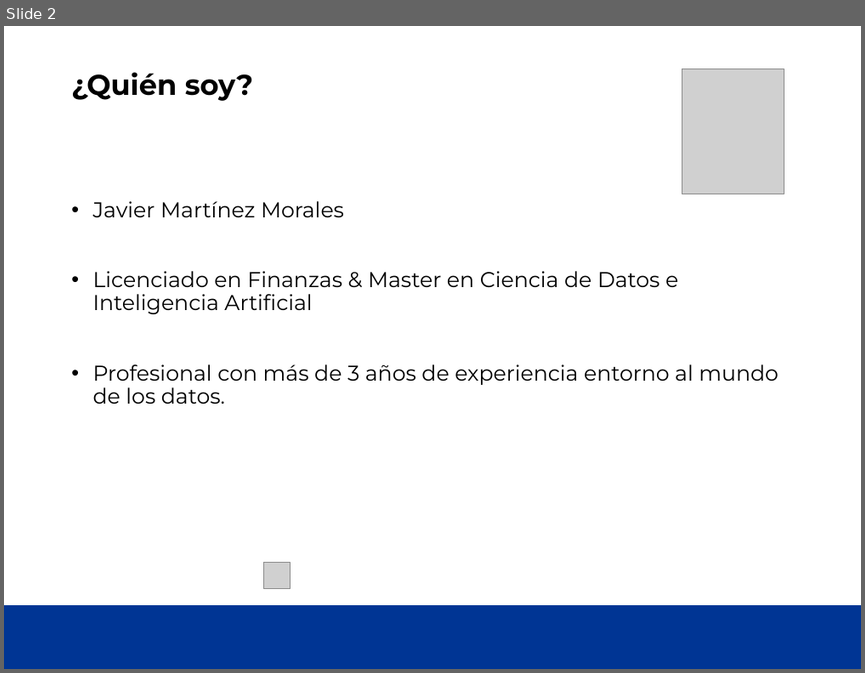
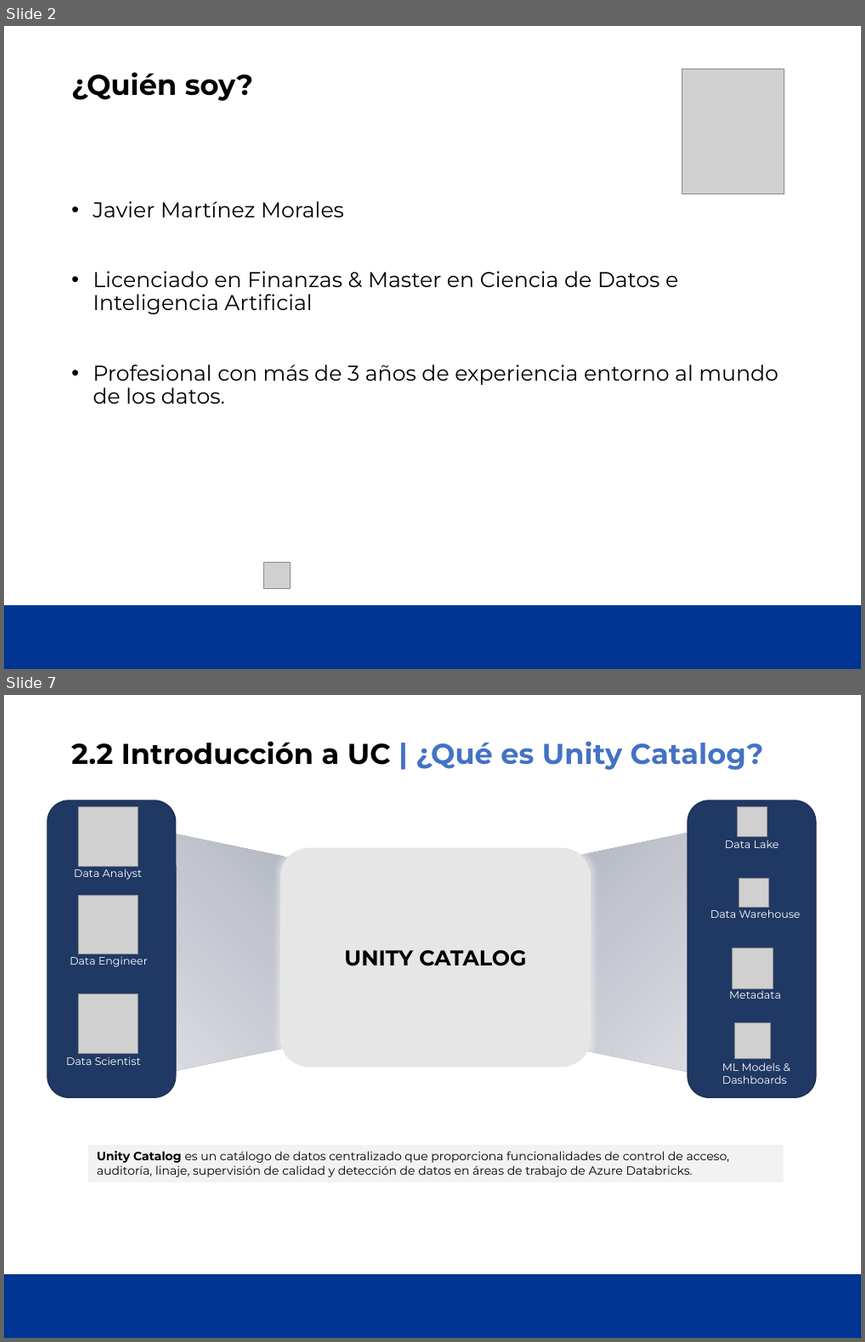
Before and after one commit to cpl-ceste/databricks_governance, a slide deck: UC_Course_Sesion1/UCDatabrick - Sesion 1.pptx. Shown one above the other, each under a label of ours: slide 2 before the commit, slides 2 and 7 after it; the slides between them are not shown. The pictures are 865x673 and 865x1342 pixels, drawn with LibreOffice and Linux fonts; fonts in the diff are those of the drawing; grey boxes stand for pictures; background and template pictures are left out. Boxes give left, top, right and bottom in pixels: in the first picture for what was removed or moved away, otherwise in the second. Text is boxed around its words. In the diff, an @@ line names an element or a change of style, - is before the commit and + after.

```diff
--- a/UC_Course_Sesion1/UCDatabrick - Sesion 1.pptx
+++ b/UC_Course_Sesion1/UCDatabrick - Sesion 1.pptx
@@ slide 7 added at bbox=[4, 695, 861, 1338], background #FFFFFF; not listed: 1 template element that a slide beside it also shows @@
@@ title added at bbox=[71, 741, 764, 770], 24 pt, text #4472C4, bold @@
+2.2 Introducción a UC | ¿Qué es Unity Catalog?
@@ rounded rectangle added at bbox=[47, 800, 177, 1097], fill #203864, outline #1E3256 1 pt @@
@@ picture added at bbox=[79, 807, 137, 867] @@
@@ trapezoid added at bbox=[112, 821, 428, 1083], fill gradient #9DA1B3 to #C4C6CF to #E2E3E7, outline #BFBFBF 0.25 pt @@
@@ trapezoid added at bbox=[428, 821, 745, 1083], fill gradient #9DA1B3 to #C4C6CF to #E2E3E7, outline #BFBFBF 0.25 pt @@
@@ rounded rectangle added at bbox=[687, 800, 817, 1097], fill #203864, outline #1E3256 1 pt @@
@@ picture added at bbox=[738, 807, 767, 837] @@
@@ rounded rectangle added at bbox=[280, 847, 590, 1066], fill #E7E6E6, 18 pt, text #000000, bold @@
+UNITY CATALOG
@@ text added at bbox=[725, 839, 779, 848], 9 pt, text #FFFFFF @@
+Data Lake
@@ text added at bbox=[74, 868, 142, 879], 9 pt, text #FFFFFF @@
+Data Analyst
@@ picture added at bbox=[79, 895, 137, 953] @@
@@ picture added at bbox=[739, 878, 768, 907] @@
@@ text added at bbox=[710, 909, 800, 918], 9 pt, text #FFFFFF @@
+Data Warehouse
@@ picture added at bbox=[732, 947, 773, 989] @@
@@ text added at bbox=[69, 953, 148, 967], 9 pt, text #FFFFFF @@
+Data Engineer
@@ picture added at bbox=[79, 994, 137, 1053] @@
@@ text added at bbox=[729, 988, 781, 998], 9 pt, text #FFFFFF @@
+Metadata
@@ picture added at bbox=[735, 1023, 770, 1058] @@
@@ text added at bbox=[66, 1056, 141, 1065], 9 pt, text #FFFFFF @@
+Data Scientist
@@ text added at bbox=[722, 1062, 787, 1083], 9 pt, text #FFFFFF @@
+ML Models & Dashboards
@@ rectangle added at bbox=[88, 1145, 783, 1183], fill #F2F2F2, 10 pt, text #000000 @@
+Unity Catalog es un catálogo de datos centralizado que proporciona funcionalidades de control de acceso, auditoría, linaje, supervisión de calidad y detección de datos en áreas de trabajo de Azure Databricks.
```
Also in this commit, not shown: 10 slides changed, 3 other slides added, 1 other file.
